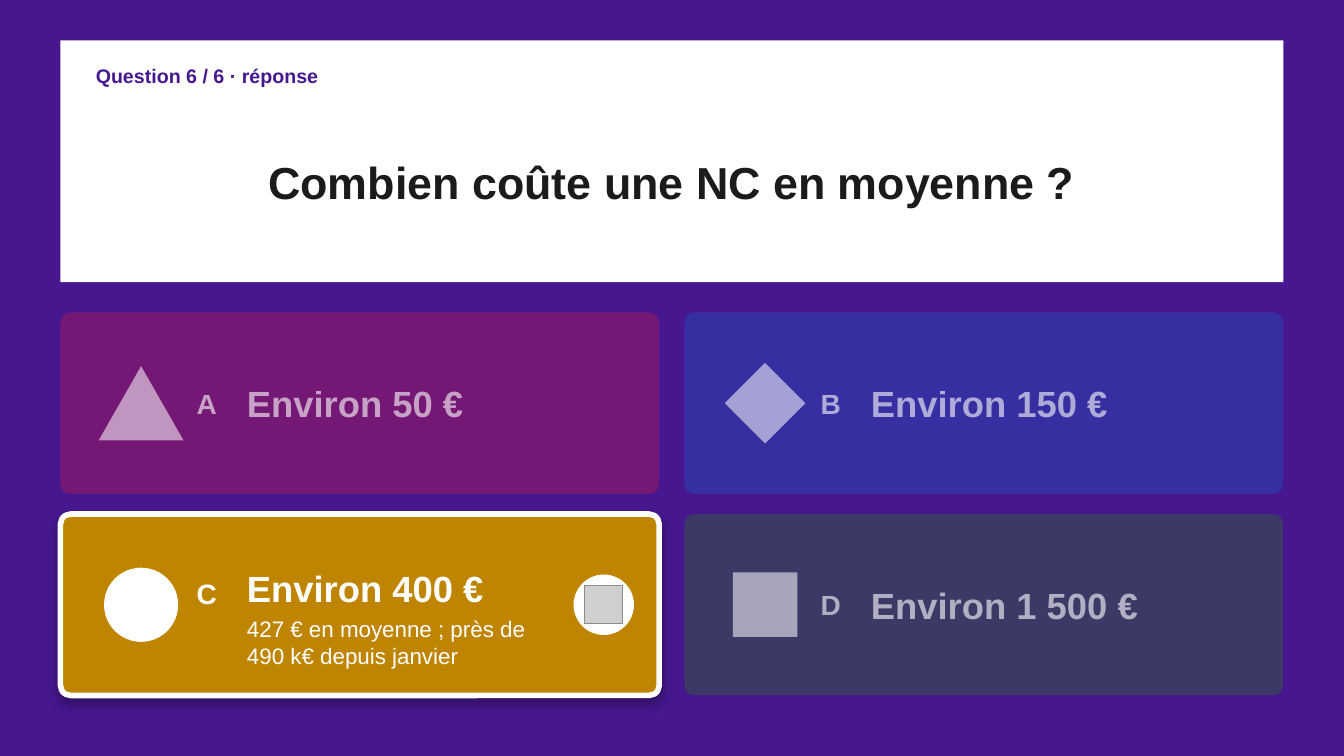
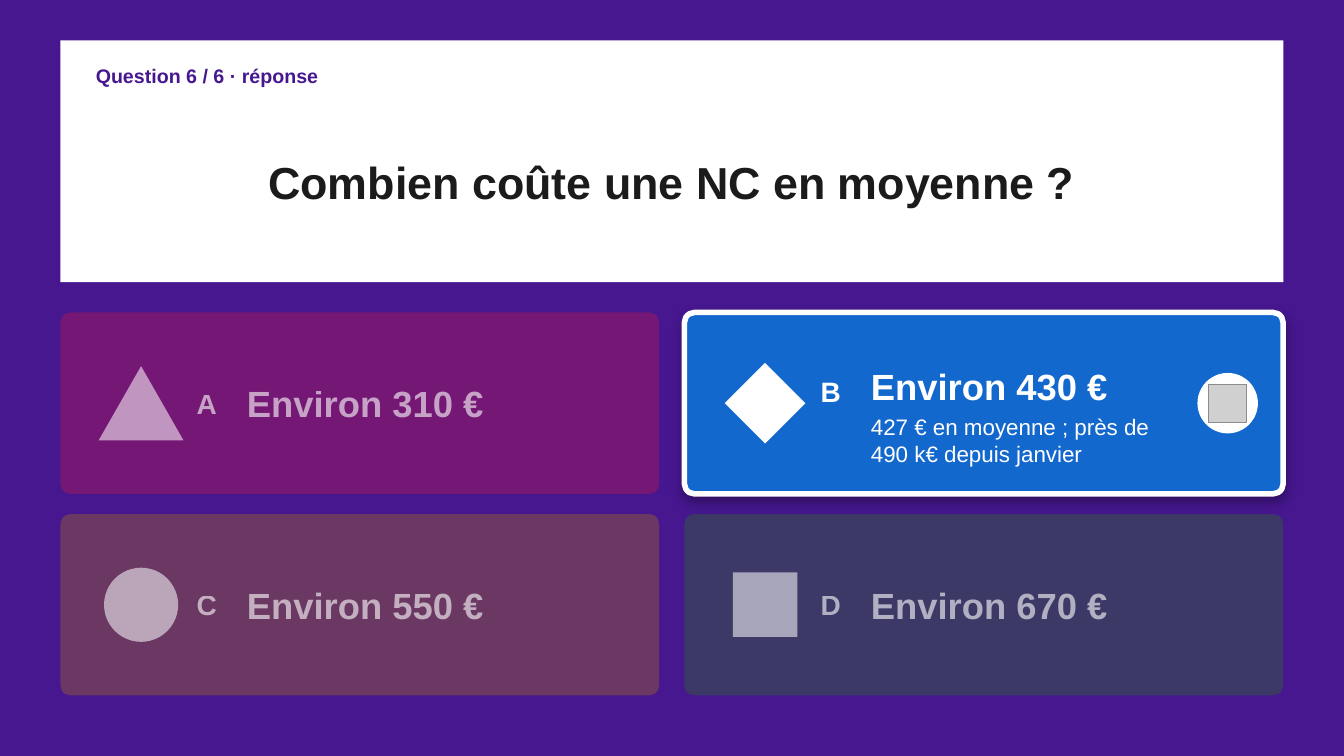
Before and after one commit to moudimash99/FTO2_NC_handover, a slide deck: slide 13 of 03_reports/quiz/Quiz_NC_FTO2.pptx. Drawn at 1344x756 pixels with LibreOffice and Linux fonts; fonts in the diff are those of the drawing; grey boxes stand for pictures. Boxes give left, top, right and bottom in pixels: in the first picture for what was removed or moved away, otherwise in the second. Text is boxed around its words. In the diff, an @@ line names an element or a change of style, - is before the commit and + after.

```diff
--- a/03_reports/quiz/Quiz_NC_FTO2.pptx
+++ b/03_reports/quiz/Quiz_NC_FTO2.pptx
@@ rounded rectangle at bbox=[685, 313, 1284, 494]: fill #1368CE at 30% opacity to #1368CE; outline none to #FFFFFF 4 pt; shadow on @@
@@ text "B" at bbox=[821, 382, 841, 402]: text colour #FFFFFF at 60% opacity to #FFFFFF; vertical alignment middle to bottom @@
@@ text "Environ 430 €" at bbox=[871, 373, 1077, 401]: vertical alignment middle to bottom @@
@@ diamond at bbox=[725, 363, 806, 444]: fill #FFFFFF at 55% opacity to #FFFFFF @@
@@ text at bbox=[871, 373, 1077, 401]: text changed; text colour #FFFFFF at 60% opacity to #FFFFFF @@
-Environ 150 €
+Environ 430 €
@@ ellipse: place and size @@
-ellipse at bbox=[104, 568, 178, 642]
+ellipse at bbox=[1198, 373, 1258, 434]
@@ picture added at bbox=[1209, 384, 1247, 422] @@
@@ text at bbox=[247, 391, 453, 418]: text changed @@
-Environ 50 €
+Environ 310 €
@@ text "427 € en moyenne ; ...": place and size @@
-text "427 € en moyenne ; ..." at bbox=[247, 620, 525, 669]
+text "427 € en moyenne ; ..." at bbox=[871, 418, 1149, 467]
@@ rounded rectangle at bbox=[60, 514, 659, 696]: fill #C08500 to #C08500 at 30% opacity; outline #FFFFFF 4 pt to none; shadow off @@
@@ text "C" at bbox=[197, 596, 217, 615]: text colour #FFFFFF to #FFFFFF at 60% opacity; vertical alignment bottom to middle @@
@@ text "Environ 550 €" at bbox=[247, 592, 453, 619]: vertical alignment bottom to middle @@
@@ ellipse added at bbox=[104, 568, 178, 642], fill #FFFFFF at 55% opacity @@
@@ text at bbox=[247, 592, 453, 619]: text changed; text colour #FFFFFF to #FFFFFF at 60% opacity @@
-Environ 400 €
+Environ 550 €
@@ ellipse removed at bbox=[574, 575, 634, 635] @@
@@ picture removed at bbox=[585, 586, 623, 624] @@
@@ text at bbox=[871, 592, 1077, 619]: text changed @@
-Environ 1 500 €
+Environ 670 €
```
Also in this commit, not shown: 9 other slides changed.
